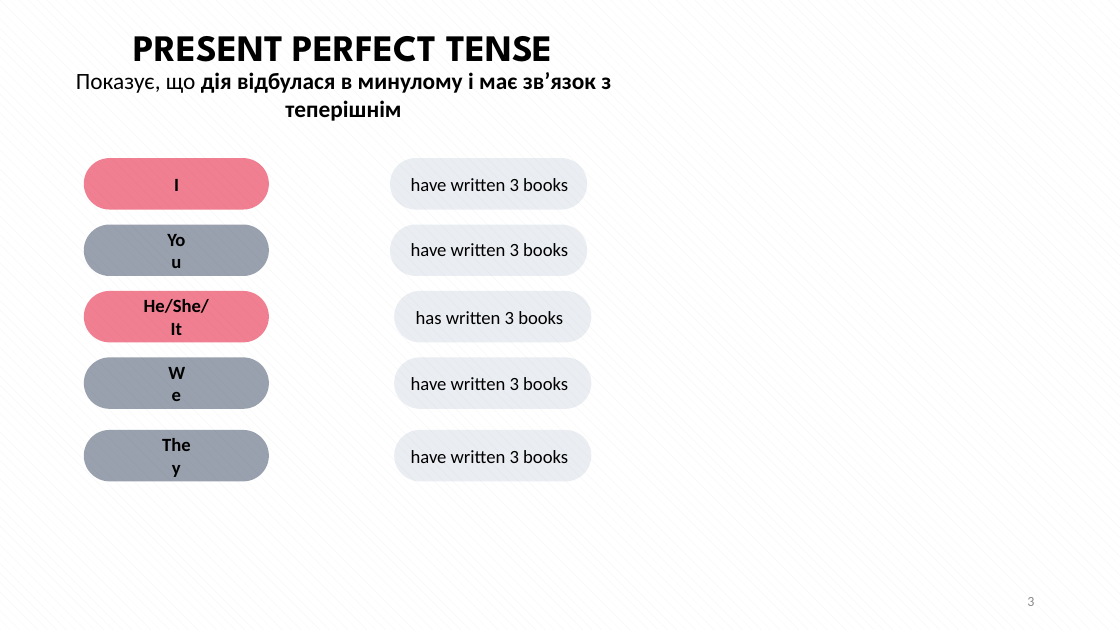
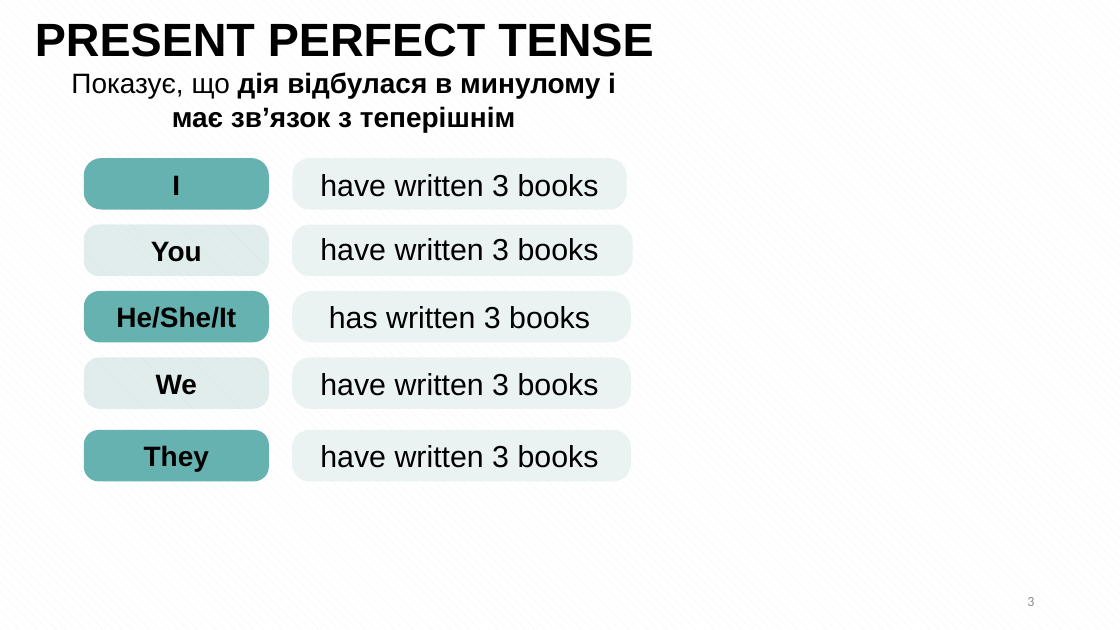
Before and after one commit to vikhulei/TeachLearnFullStack, a slide deck: slide 3 of public/docs/Reviews.pptx. Drawn at 1120x630 pixels with LibreOffice and Linux fonts; fonts in the diff are those of the drawing. Boxes give left, top, right and bottom in pixels: in the first picture for what was removed or moved away, otherwise in the second. Text is boxed around its words. In the diff, an @@ line names an element or a change of style, - is before the commit and + after.

```diff
--- a/public/docs/Reviews.pptx
+++ b/public/docs/Reviews.pptx
@@ text "PRESENT PERFECT TENSE": place and size @@
-text "PRESENT PERFECT TENSE" at [134, 36, 553, 73]
+text "PRESENT PERFECT TENSE" at [35, 23, 653, 57]
@@ text "PRESENT PERFECT TENSE" at [35, 23, 653, 57]: size 32 to 40 pt, font League Spartan to Arial @@
@@ text "Показує, що дія відбулася в ..." at [71, 72, 616, 132]: size 20 to 24 pt, font Calibri to Arial @@
@@ rounded rectangle at [84, 158, 269, 209]: fill #E31737 at 55% opacity to #66B2B0; proportions changed @@
@@ rounded rectangle: place and size @@
-rounded rectangle at [390, 158, 587, 209]
+rounded rectangle at [292, 158, 627, 209]
@@ text "have written 3 books": place and size @@
-text "have written 3 books" at [411, 178, 568, 191]
+text "have written 3 books" at [320, 174, 599, 197]
@@ rounded rectangle at [84, 224, 269, 276]: fill #44546A at 55% opacity to #C8DFDE at 55% opacity; proportions changed @@
@@ text "You": place and size @@
-text "You" at [163, 239, 190, 261]
+text "You" at [151, 241, 202, 262]
@@ rounded rectangle: place and size @@
-rounded rectangle at [390, 224, 587, 276]
+rounded rectangle at [292, 224, 634, 276]
@@ text "have written 3 books": place and size @@
-text "have written 3 books" at [411, 243, 568, 256]
+text "have written 3 books" at [320, 238, 599, 261]
@@ rounded rectangle at [84, 291, 269, 342]: fill #E31737 at 55% opacity to #66B2B0; proportions changed @@
@@ rounded rectangle: place and size @@
-rounded rectangle at [394, 291, 592, 342]
+rounded rectangle at [292, 291, 631, 342]
@@ text "has written 3 books": place and size @@
-text "has written 3 books" at [416, 311, 563, 324]
+text "has written 3 books" at [329, 306, 590, 329]
@@ size 16 to 24 pt, font Calibri to Arial in 5 elements at [172, 175, 180, 195], [156, 374, 197, 395], [144, 445, 209, 472], [151, 241, 202, 262], [116, 306, 236, 328] @@
@@ text "He/She/It": place and size @@
-text "He/She/It" at [144, 299, 209, 335]
+text "He/She/It" at [116, 306, 236, 328]
@@ rounded rectangle at [84, 357, 269, 408]: fill #44546A at 55% opacity to #C8DFDE at 55% opacity; proportions changed @@
@@ rounded rectangle: place and size @@
-rounded rectangle at [394, 357, 592, 408]
+rounded rectangle at [292, 357, 631, 408]
@@ text "We": place and size @@
-text "We" at [164, 372, 189, 395]
+text "We" at [156, 374, 197, 395]
@@ text "have written 3 books": place and size @@
-text "have written 3 books" at [411, 377, 568, 390]
+text "have written 3 books" at [320, 373, 599, 396]
@@ rounded rectangle at [84, 430, 269, 481]: fill #44546A at 55% opacity to #66B2B0; proportions changed @@
@@ text "They": place and size @@
-text "They" at [158, 444, 194, 467]
+text "They" at [144, 445, 209, 472]
@@ fill #ADB9CA at 25% opacity to #EAF3F2; proportions changed in 5 elements at [292, 224, 634, 276], [292, 158, 627, 209], [292, 291, 631, 342], [292, 357, 631, 408], [292, 430, 631, 481] @@
@@ rounded rectangle: place and size @@
-rounded rectangle at [394, 430, 592, 481]
+rounded rectangle at [292, 430, 631, 481]
@@ size 16 to 26 pt, font Calibri to Arial in 5 elements at [329, 306, 590, 329], [320, 174, 599, 197], [320, 238, 599, 261], [320, 373, 599, 396], [320, 445, 599, 468] @@
@@ text "have written 3 books": place and size @@
-text "have written 3 books" at [411, 450, 568, 463]
+text "have written 3 books" at [320, 445, 599, 468]
```
Also in this commit, not shown: 2 other slides changed, 4 other files.
